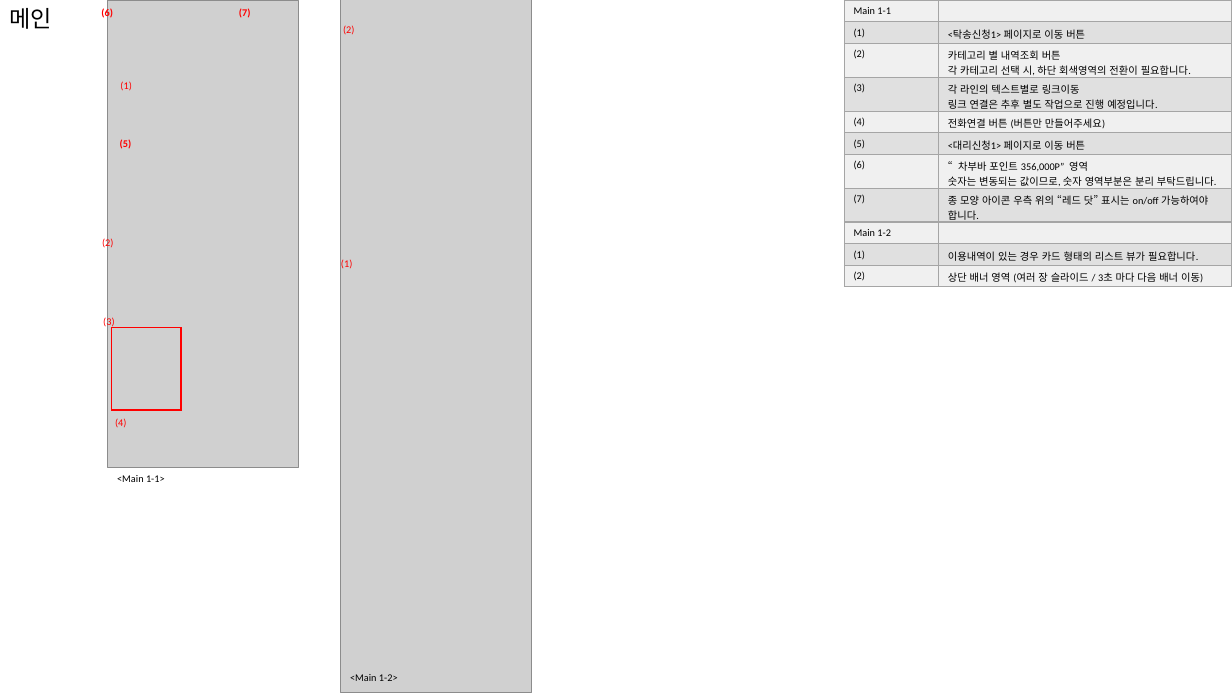
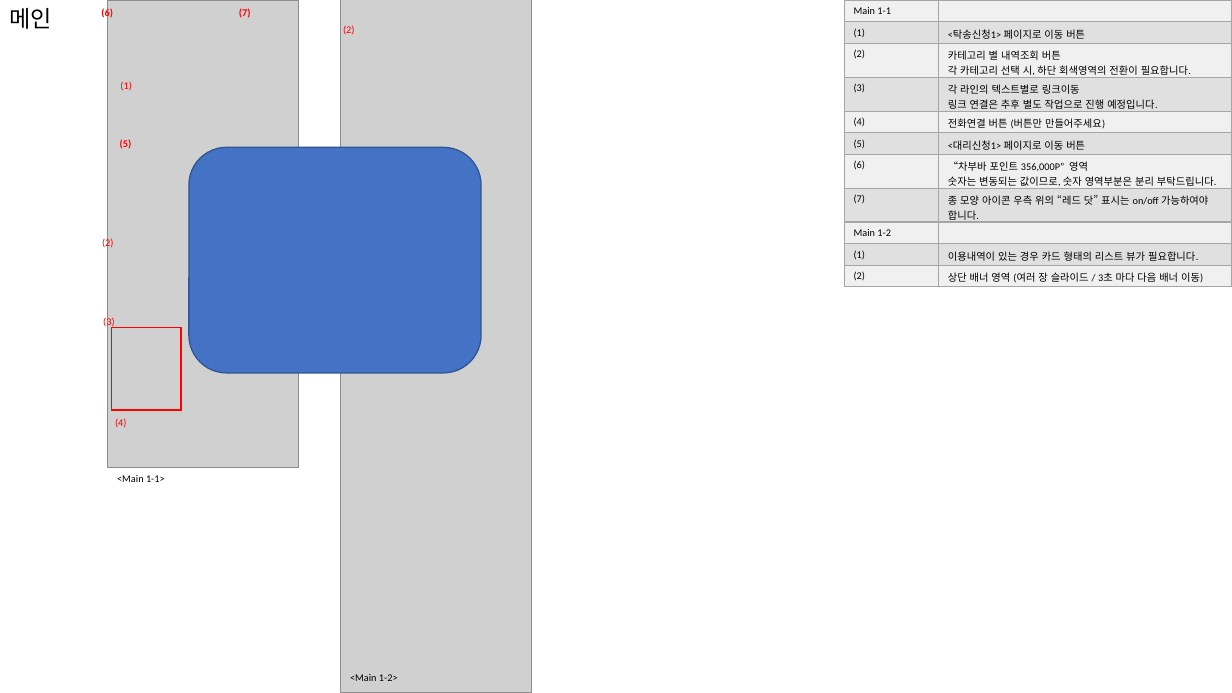
Before and after one commit to kirak00/car, a slide deck: slide 2 of 탁송WEB서비스_퍼블리싱_20231106.pptx. Drawn at 1232x693 pixels with LibreOffice and Linux fonts; fonts in the diff are those of the drawing; grey boxes stand for pictures. Boxes give left, top, right and bottom in pixels: in the first picture for what was removed or moved away, otherwise in the second. Text is boxed around its words. In the diff, an @@ line names an element or a change of style, - is before the commit and + after.

```diff
--- a/탁송WEB서비스_퍼블리싱_20231106.pptx
+++ b/탁송WEB서비스_퍼블리싱_20231106.pptx
@@ rounded rectangle added at [189, 147, 482, 372], fill #4472C4, outline #325491 1 pt @@
@@ text removed at [341, 260, 352, 268] @@
-(1)
```
Also in this commit, not shown: 5 other slides changed, 25 other files.
